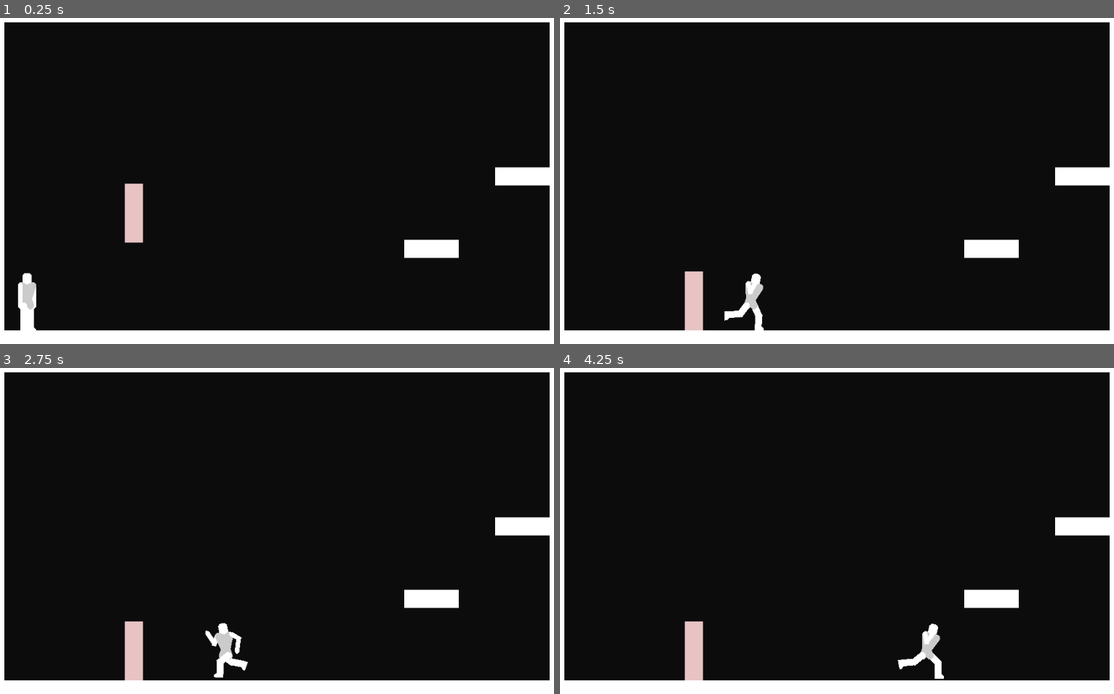
Above: before the commit, frames 1-4 (two rows, left to right).
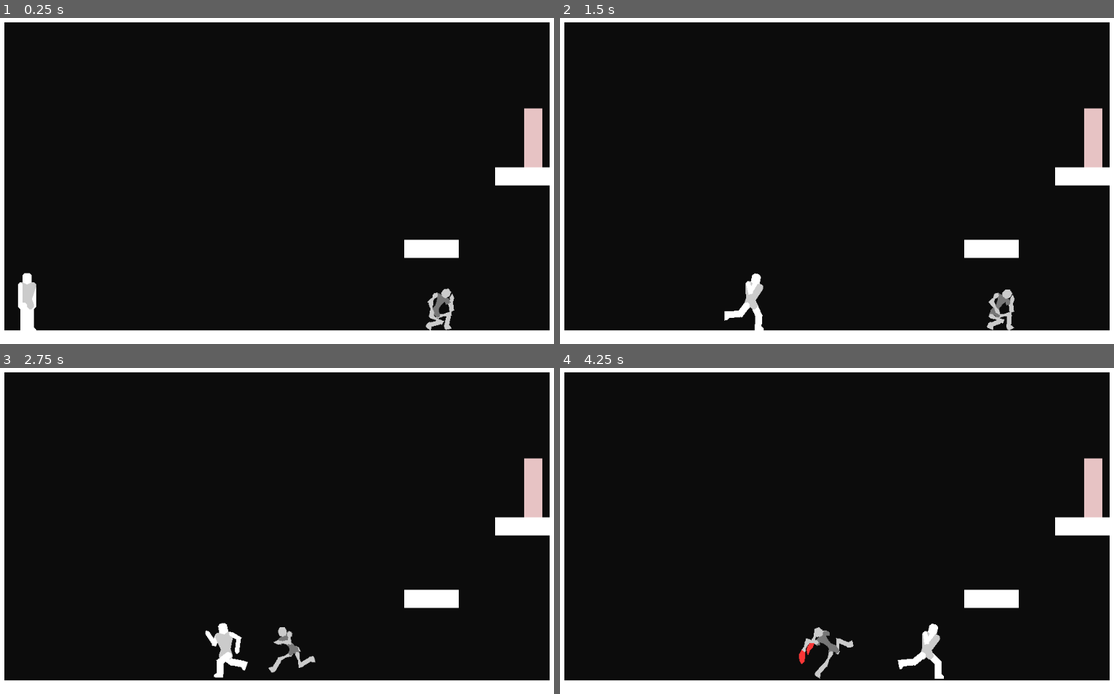
Above: after the commit, the same moments.

Repository: DarknessCatt/Lost-Soul
Game: Godot game, scene res://Maps/Debug_Map/Debug_Map.tscn
The game is run twice, just before and just after one commit, with the same random seed, the same clock (stepped at 60 frames per second) and the same inputs. The project has no main scene, so this scene is started directly.
Inputs:
- Up to frame 1 (0.25 s): no input
- Up to frame 2 (1.5 s): hold C (hero_attack) 0.53-1.28 s; hold Right (hero_right) from 0.53 s (still down); tap Z (hero_jump) at 0.77 s; tap D (hero_heart) at 1.35 s
- Up to frame 3 (2.75 s): tap Z (hero_jump) at 1.52 s; release Right (hero_right) at 2.03 s; hold Left (hero_left) from 2.03 s (still down); hold C (hero_attack) from 2.03 s (still down)
- Up to frame 4 (4.25 s): release Left (hero_left) at 2.78 s; release C (hero_attack) at 2.78 s; hold Right (hero_right) from 2.78 s (still down); tap D (hero_heart) at 2.85 s; tap Z (hero_jump) at 3.02, 3.77 s; hold C (hero_attack) from 3.53 s (still down)

The runs differ from the first frame. In frame 1, 1.6% of the frame differs, in the area x 22-98%, y 27-96%; in frame 2, 1.6%; in frame 3, 1.5%; in frame 4, 1.7%.

Commit message:
Initial Enemy Knockback

Diff:
--- a/Lost_Soul/Entities/Enemy/Enemy.gd
+++ b/Lost_Soul/Entities/Enemy/Enemy.gd
@@ -24,12 +24,16 @@
 	if health > 0:
 		health -= damage
 
+		if force > 0:
+			self.speed = _direction.normalized()*force
+
 		if health <= 0:
 			#emit_signal("dead")
 			_die()
 
-		if force > 0:
-			self.speed += _direction.normalized()*force
+		else:
+			self._change_state($States/Knockback)
+
 
 func _die():
 	on_cutscene = true
@@ -43,6 +47,10 @@
 export(bool) var on_cutscene : bool = false
 
 ##Functions
+func _clear_attack_polys():
+	$Body/Hip/Torso/Left_Arm/Left_Hand/Left_Weapon.polygon = PoolVector2Array()
+	$Body/Hip/Torso/Right_Arm/Right_Hand/Right_Weapon.polygon = PoolVector2Array()
+
 func _physics_process(delta):
 	if not on_cutscene:
 		cur_state.update(self, delta)
--- a/Lost_Soul/Entities/Enemy/Enemy.tscn
+++ b/Lost_Soul/Entities/Enemy/Enemy.tscn
@@ -1,9 +1,10 @@
-[gd_scene load_steps=22 format=2]
+[gd_scene load_steps=23 format=2]
 
 [ext_resource path="res://Entities/Enemy/Enemy.gd" type="Script" id=1]
 [ext_resource path="res://Entities/Enemy/FSM/OnCombat.gd" type="Script" id=2]
 [ext_resource path="res://Entities/Enemy/FSM/Idle.gd" type="Script" id=3]
 [ext_resource path="res://Entities/Enemy/FSM/Attack.gd" type="Script" id=4]
+[ext_resource path="res://Entities/Enemy/FSM/Knockback.gd" type="Script" id=5]
 [ext_resource path="res://Entities/Combat/Hitbox/Hitbox.tscn" type="PackedScene" id=7]
 [ext_resource path="res://Entities/Combat/Hurtbox/Hurtbox.tscn" type="PackedScene" id=9]
 
@@ -871,166 +872,6 @@
 "values": [ true, true, false, false, true, true ]
 }
 
-[sub_resource type="Animation" id=6]
-length = 0.3
-step = 0.05
-tracks/0/type = "value"
-tracks/0/path = NodePath("Body/Hip/Torso:rotation_degrees")
-tracks/0/interp = 2
-tracks/0/loop_wrap = true
-tracks/0/imported = false
-tracks/0/enabled = true
-tracks/0/keys = {
-"times": PoolRealArray( 0, 0.3 ),
-"transitions": PoolRealArray( 1, 1 ),
-"update": 0,
-"values": [ 0.0, 13.418 ]
-}
-tracks/1/type = "value"
-tracks/1/path = NodePath("Body/Hip/Torso/Left_Arm:rotation_degrees")
-tracks/1/interp = 2
-tracks/1/loop_wrap = true
-tracks/1/imported = false
-tracks/1/enabled = true
-tracks/1/keys = {
-"times": PoolRealArray( 0, 0.3 ),
-"transitions": PoolRealArray( 1, 1 ),
-"update": 0,
-"values": [ 0.0, 30.0 ]
-}
-tracks/2/type = "value"
-tracks/2/path = NodePath("Body/Hip/Torso/Left_Arm/Left_Hand:rotation_degrees")
-tracks/2/interp = 2
-tracks/2/loop_wrap = true
-tracks/2/imported = false
-tracks/2/enabled = true
-tracks/2/keys = {
-"times": PoolRealArray( 0, 0.3 ),
-"transitions": PoolRealArray( 1, 1 ),
-"update": 0,
-"values": [ 0.0, -67.9687 ]
-}
-tracks/3/type = "value"
-tracks/3/path = NodePath("Body/Hip/Torso/Right_Arm:rotation_degrees")
-tracks/3/interp = 2
-tracks/3/loop_wrap = true
-tracks/3/imported = false
-tracks/3/enabled = true
-tracks/3/keys = {
-"times": PoolRealArray( 0, 0.3 ),
-"transitions": PoolRealArray( 1, 1 ),
-"update": 0,
-"values": [ 0.0, 12.4219 ]
-}
-tracks/4/type = "value"
-tracks/4/path = NodePath("Body/Hip/Torso/Right_Arm/Right_Hand:rotation_degrees")
-tracks/4/interp = 2
-tracks/4/loop_wrap = true
-tracks/4/imported = false
-tracks/4/enabled = true
-tracks/4/keys = {
-"times": PoolRealArray( 0, 0.3 ),
-"transitions": PoolRealArray( 1, 1 ),
-"update": 0,
-"values": [ 0.0, -75.7616 ]
-}
-tracks/5/type = "value"
-tracks/5/path = NodePath("Body/Hip/Left_Leg:rotation_degrees")
-tracks/5/interp = 2
-tracks/5/loop_wrap = true
-tracks/5/imported = false
-tracks/5/enabled = true
-tracks/5/keys = {
-"times": PoolRealArray( 0, 0.1, 0.3 ),
-"transitions": PoolRealArray( 1, 1, 1 ),
-"update": 0,
-"values": [ -59.9999, 0.0, -30.0 ]
-}
-tracks/6/type = "value"
-tracks/6/path = NodePath("Body/Hip/Left_Leg/Left_Shin:rotation_degrees")
-tracks/6/interp = 2
-tracks/6/loop_wrap = true
-tracks/6/imported = false
-tracks/6/enabled = true
-tracks/6/keys = {
-"times": PoolRealArray( 0, 0.1, 0.3 ),
-"transitions": PoolRealArray( 1, 1, 1 ),
-"update": 0,
-"values": [ 120.0, 0.0, 67.4999 ]
-}
-tracks/7/type = "value"
-tracks/7/path = NodePath("Body/Hip/Right_Leg:rotation_degrees")
-tracks/7/interp = 2
-tracks/7/loop_wrap = true
-tracks/7/imported = false
-tracks/7/enabled = true
-tracks/7/keys = {
-"times": PoolRealArray( 0, 0.1, 0.3 ),
-"transitions": PoolRealArray( 1, 1, 1 ),
-"update": 0,
-"values": [ -59.5358, 0.0, -59.9999 ]
-}
-tracks/8/type = "value"
-tracks/8/path = NodePath("Body/Hip/Right_Leg/Right_Shin:rotation_degrees")
-tracks/8/interp = 2
-tracks/8/loop_wrap = true
-tracks/8/imported = false
-tracks/8/enabled = true
-tracks/8/keys = {
-"times": PoolRealArray( 0, 0.1, 0.3 ),
-"transitions": PoolRealArray( 1, 1, 1 ),
-"update": 0,
-"values": [ 90.257, 0.0, 102.656 ]
-}
-tracks/9/type = "value"
-tracks/9/path = NodePath("Body/Hip/Left_Leg/Left_Shin/Left_Foot:rotation_degrees")
-tracks/9/interp = 2
-tracks/9/loop_wrap = true
-tracks/9/imported = false
-tracks/9/enabled = true
-tracks/9/keys = {
-"times": PoolRealArray( 0, 0.1, 0.3 ),
-"transitions": PoolRealArray( 1, 1, 1 ),
-"update": 0,
-"values": [ -59.9999, 59.9999, 0.0 ]
-}
-tracks/10/type = "value"
-tracks/10/path = NodePath("Body/Hip/Right_Leg/Right_Shin/Right_Foot:rotation_degrees")
-tracks/10/interp = 2
-tracks/10/loop_wrap = true
-tracks/10/imported = false
-tracks/10/enabled = true
-tracks/10/keys = {
-"times": PoolRealArray( 0, 0.1, 0.3 ),
-"transitions": PoolRealArray( 1, 1, 1 ),
-"update": 0,
-"values": [ -30.0, 59.9999, 0.0 ]
-}
-tracks/11/type = "value"
-tracks/11/path = NodePath("Body/Hip/Torso/Left_Arm/Left_Hand/Left_Weapon:polygon")
-tracks/11/interp = 1
-tracks/11/loop_wrap = true
-tracks/11/imported = false
-tracks/11/enabled = true
-tracks/11/keys = {
-"times": PoolRealArray( 0 ),
-"transitions": PoolRealArray( 1 ),
-"update": 1,
-"values": [ PoolVector2Array(  ) ]
-}
-tracks/12/type = "value"
-tracks/12/path = NodePath("Body/Hip/Torso/Right_Arm/Right_Hand/Right_Weapon:polygon")
-tracks/12/interp = 1
-tracks/12/loop_wrap = true
-tracks/12/imported = false
-tracks/12/enabled = true
-tracks/12/keys = {
-"times": PoolRealArray( 0 ),
-"transitions": PoolRealArray( 1 ),
-"update": 1,
-"values": [ PoolVector2Array(  ) ]
-}
-
 [sub_resource type="Animation" id=7]
 resource_name = "OnCombat"
 loop = true
@@ -1201,6 +1042,193 @@
 "transitions": PoolRealArray( 1, 1 ),
 "update": 0,
 "values": [ 4.37173, -15.7728 ]
+}
+
+[sub_resource type="Animation" id=16]
+resource_name = "OnFallenDown"
+length = 0.2
+step = 0.01
+tracks/0/type = "value"
+tracks/0/path = NodePath("Body/Hip:position")
+tracks/0/interp = 1
+tracks/0/loop_wrap = true
+tracks/0/imported = false
+tracks/0/enabled = true
+tracks/0/keys = {
+"times": PoolRealArray( 0, 0.05 ),
+"transitions": PoolRealArray( 1, 1 ),
+"update": 0,
+"values": [ Vector2( 0, 0 ), Vector2( 32.0658, 26.2843 ) ]
+}
+tracks/1/type = "value"
+tracks/1/path = NodePath("Body/Hip/Left_Leg/Left_Shin:rotation_degrees")
+tracks/1/interp = 1
+tracks/1/loop_wrap = true
+tracks/1/imported = false
+tracks/1/enabled = true
+tracks/1/keys = {
+"times": PoolRealArray( 0, 0.05 ),
+"transitions": PoolRealArray( 1, 1 ),
+"update": 0,
+"values": [ 47.1398, 78.3415 ]
+}
+tracks/2/type = "value"
+tracks/2/path = NodePath("Body/Hip/Left_Leg:rotation_degrees")
+tracks/2/interp = 1
+tracks/2/loop_wrap = true
+tracks/2/imported = false
+tracks/2/enabled = true
+tracks/2/keys = {
+"times": PoolRealArray( 0, 0.05 ),
+"transitions": PoolRealArray( 1, 1 ),
+"update": 0,
+"values": [ 1.0217, -29.3555 ]
+}
+tracks/3/type = "value"
+tracks/3/path = NodePath("Body/Hip/Left_Leg/Left_Shin/Left_Foot:rotation_degrees")
+tracks/3/interp = 1
+tracks/3/loop_wrap = true
+tracks/3/imported = false
+tracks/3/enabled = true
+tracks/3/keys = {
+"times": PoolRealArray( 0, 0.05 ),
+"transitions": PoolRealArray( 1, 1 ),
+"update": 0,
+"values": [ 28.5149, 28.5149 ]
+}
+tracks/4/type = "value"
+tracks/4/path = NodePath("Body/Hip/Torso/Head:rotation_degrees")
+tracks/4/interp = 1
+tracks/4/loop_wrap = true
+tracks/4/imported = false
+tracks/4/enabled = true
+tracks/4/keys = {
+"times": PoolRealArray( 0, 0.05 ),
+"transitions": PoolRealArray( 1, 1 ),
+"update": 0,
+"values": [ 24.712, 24.712 ]
+}
+tracks/5/type = "value"
+tracks/5/path = NodePath("Body/Hip/Torso/Left_Arm:rotation_degrees")
+tracks/5/interp = 1
+tracks/5/loop_wrap = true
+tracks/5/imported = false
+tracks/5/enabled = true
+tracks/5/keys = {
+"times": PoolRealArray( 0, 0.05 ),
+"transitions": PoolRealArray( 1, 1 ),
+"update": 0,
+"values": [ 0.907479, -58.4415 ]
+}
+tracks/6/type = "value"
+tracks/6/path = NodePath("Body/Hip/Torso/Right_Arm:rotation_degrees")
+tracks/6/interp = 1
+tracks/6/loop_wrap = true
+tracks/6/imported = false
+tracks/6/enabled = true
+tracks/6/keys = {
+"times": PoolRealArray( 0, 0.05 ),
+"transitions": PoolRealArray( 1, 1 ),
+"update": 0,
+"values": [ -78.3045, -166.443 ]
+}
+tracks/7/type = "value"
+tracks/7/path = NodePath("Body/Hip/Right_Leg:rotation_degrees")
+tracks/7/interp = 1
+tracks/7/loop_wrap = true
+tracks/7/imported = false
+tracks/7/enabled = true
+tracks/7/keys = {
+"times": PoolRealArray( 0, 0.05 ),
+"transitions": PoolRealArray( 1, 1 ),
+"update": 0,
+"values": [ -45.0252, -97.4106 ]
+}
+tracks/8/type = "value"
+tracks/8/path = NodePath("Body/Hip/Right_Leg/Right_Shin:rotation_degrees")
+tracks/8/interp = 1
+tracks/8/loop_wrap = true
+tracks/8/imported = false
+tracks/8/enabled = true
+tracks/8/keys = {
+"times": PoolRealArray( 0, 0.05 ),
+"transitions": PoolRealArray( 1, 1 ),
+"update": 0,
+"values": [ 102.507, 142.148 ]
+}
+tracks/9/type = "value"
+tracks/9/path = NodePath("Body/Hip/Right_Leg/Right_Shin/Right_Foot:rotation_degrees")
+tracks/9/interp = 1
+tracks/9/loop_wrap = true
+tracks/9/imported = false
+tracks/9/enabled = true
+tracks/9/keys = {
+"times": PoolRealArray( 0, 0.05 ),
+"transitions": PoolRealArray( 1, 1 ),
+"update": 0,
+"values": [ 82.9663, 82.9663 ]
+}
+tracks/10/type = "value"
+tracks/10/path = NodePath("Body/Hip:rotation_degrees")
+tracks/10/interp = 1
+tracks/10/loop_wrap = true
+tracks/10/imported = false
+tracks/10/enabled = true
+tracks/10/keys = {
+"times": PoolRealArray( 0, 0.05 ),
+"transitions": PoolRealArray( 1, 1 ),
+"update": 0,
+"values": [ 24.1303, 42.8486 ]
+}
+tracks/11/type = "value"
+tracks/11/path = NodePath("Body/Hip/Torso:rotation_degrees")
+tracks/11/interp = 1
+tracks/11/loop_wrap = true
+tracks/11/imported = false
+tracks/11/enabled = true
+tracks/11/keys = {
+"times": PoolRealArray( 0, 0.05, 0.11 ),
+"transitions": PoolRealArray( 1, 1, 1 ),
+"update": 0,
+"values": [ 55.4097, 62.7797, 58.5862 ]
+}
+tracks/12/type = "value"
+tracks/12/path = NodePath("Body/Hip/Torso/Left_Arm/Left_Hand:rotation_degrees")
+tracks/12/interp = 1
+tracks/12/loop_wrap = true
+tracks/12/imported = false
+tracks/12/enabled = true
+tracks/12/keys = {
+"times": PoolRealArray( 0, 0.05, 0.11 ),
+"transitions": PoolRealArray( 1, 1, 1 ),
+"update": 0,
+"values": [ -79.9006, -60.9313, -60.9313 ]
+}
+tracks/13/type = "value"
+tracks/13/path = NodePath("Body/Hip/Torso/Right_Arm/Right_Hand:rotation_degrees")
+tracks/13/interp = 1
+tracks/13/loop_wrap = true
+tracks/13/imported = false
+tracks/13/enabled = true
+tracks/13/keys = {
+"times": PoolRealArray( 0, 0.05, 0.11 ),
+"transitions": PoolRealArray( 1, 1, 1 ),
+"update": 0,
+"values": [ -67.3124, -24.6142, -29.8796 ]
+}
+tracks/14/type = "method"
+tracks/14/path = NodePath("States/Knockback")
+tracks/14/interp = 1
+tracks/14/loop_wrap = true
+tracks/14/imported = false
+tracks/14/enabled = true
+tracks/14/keys = {
+"times": PoolRealArray( 0.19 ),
+"transitions": PoolRealArray( 1 ),
+"values": [ {
+"args": [  ],
+"method": "_anim_done"
+} ]
 }
 
 [sub_resource type="Animation" id=8]
@@ -1363,6 +1391,20 @@
 "update": 0,
 "values": [ 2.2767, 37.7945, 27.1392 ]
 }
+tracks/13/type = "method"
+tracks/13/path = NodePath("States/Knockback")
+tracks/13/interp = 1
+tracks/13/loop_wrap = true
+tracks/13/imported = false
+tracks/13/enabled = true
+tracks/13/keys = {
+"times": PoolRealArray( 0.2 ),
+"transitions": PoolRealArray( 1 ),
+"values": [ {
+"args": [  ],
+"method": "_anim_done"
+} ]
+}
 
 [sub_resource type="Animation" id=9]
 length = 0.01
@@ -2168,12 +2210,11 @@
 anims/Falling = SubResource( 3 )
 anims/Idle = SubResource( 4 )
 anims/Jab = SubResource( 5 )
-anims/Jumping = SubResource( 6 )
 anims/OnCombat = SubResource( 7 )
+anims/OnFallenDown = SubResource( 16 )
 anims/OnHit = SubResource( 8 )
 anims/Rest = SubResource( 9 )
 anims/Walking = SubResource( 10 )
-next/Jumping = "Falling"
 
 [node name="States" type="Node" parent="."]
 
@@ -2185,7 +2226,7 @@
 
 [node name="Attack_Timer" type="Timer" parent="States/OnCombat"]
 process_mode = 0
-wait_time = 2.0
+wait_time = 1.5
 one_shot = true
 
 [node name="Attack" type="Node" parent="States"]
@@ -2195,6 +2236,9 @@
 process_mode = 0
 wait_time = 1.1
 one_shot = true
+
+[node name="Knockback" type="Node" parent="States"]
+script = ExtResource( 5 )
 
 [node name="Body" type="Node2D" parent="."]
 
@@ -2218,8 +2262,9 @@
 disabled = true
 
 [node name="Right_Arm" type="Polygon2D" parent="Body"]
-position = Vector2( 9.63713, -21.778 )
-rotation = -0.482151
+position = Vector2( 57.131, 43.5972 )
+rotation = -1.13461
+scale = Vector2( 1, 1 )
 color = Color( 0.8, 0.8, 0.8, 1 )
 offset = Vector2( 30.2005, 27.966 )
 polygon = PoolVector2Array( -30.2005, -31.966, -26.2005, -27.966, -28.2005, -19.966, -26.2005, -11.966, -26.2005, -7.96604, -34.2005, -7.96604, -34.2005, -11.966, -32.2005, -19.966, -34.2005, -27.966 )
@@ -2228,8 +2273,8 @@
 }
 
 [node name="Right_Hand" type="Polygon2D" parent="Body"]
-position = Vector2( 17.0561, -7.60201 )
-rotation = -2.16981
+position = Vector2( 71.6329, 50.357 )
+rotation = -1.6561
 color = Color( 0.8, 0.8, 0.8, 1 )
 offset = Vector2( 31.8105, 42.7501 )
 polygon = PoolVector2Array( -31.8105, -46.7501, -27.8105, -42.7501, -27.8105, -38.7501, -29.8105, -30.7501, -27.8105, -22.7501, -31.8105, -14.7501, -35.8105, -22.7501, -33.8105, -30.7501, -35.8105, -38.7501, -35.8105, -42.7501 )
@@ -2238,8 +2283,8 @@
 }
 
 [node name="Right_Leg" type="Polygon2D" parent="Body"]
-position = Vector2( 1.08978, 11.5119 )
-rotation = -0.712431
+position = Vector2( 31.0242, 36.2299 )
+rotation = -0.952287
 color = Color( 0.8, 0.8, 0.8, 1 )
 offset = Vector2( 28.2005, 31.966 )
 polygon = PoolVector2Array( -30.2005, -35.966, -26.2005, -35.966, -24.2005, -31.966, -26.2005, -21.966, -24.2005, -7.966, -32.2005, -7.966, -30.2005, -21.966, -32.2005, -31.966 )
@@ -2248,9 +2293,8 @@
 }
 
 [node name="Right_Shin" type="Polygon2D" parent="Body"]
-position = Vector2( 14.1633, 26.6474 )
-rotation = -0.0862031
-scale = Vector2( 1, 1 )
+position = Vector2( 47.3191, 47.8263 )
+rotation = 1.52866
 color = Color( 0.8, 0.8, 0.8, 1 )
 offset = Vector2( 29.8696, 42.7614 )
 polygon = PoolVector2Array( -31.8696, -44.7614, -27.8696, -44.7614, -25.8696, -38.7614, -25.8696, -22.7614, -27.8696, -18.7614, -31.8696, -18.7614, -33.8696, -22.7614, -33.8696, -38.7614 )
@@ -2259,9 +2303,8 @@
 }
 
 [node name="Right_Foot" type="Polygon2D" parent="Body"]
-position = Vector2( 16.0574, 48.5657 )
-rotation = -0.0464674
-scale = Vector2( 1, 1 )
+position = Vector2( 25.3386, 48.753 )
+rotation = 2.9767
 color = Color( 0.8, 0.8, 0.8, 1 )
 offset = Vector2( 29.9114, 20.7618 )
 polygon = PoolVector2Array( -25.9114, -22.7618, -23.9114, -20.7618, -21.9114, -14.7618, -31.9114, -14.7618, -33.9114, -16.7618, -33.9114, -22.7618, -31.9114, -26.7618 )
@@ -2270,8 +2313,8 @@
 }
 
 [node name="Hip" type="Polygon2D" parent="Body"]
-position = Vector2( -5.94093, 4.40069 )
-rotation = -0.136205
+position = Vector2( 32.0658, 26.2843 )
+rotation = 0.747849
 color = Color( 0.470588, 0.470588, 0.470588, 1 )
 offset = Vector2( 0, -12 )
 polygon = PoolVector2Array( -8, 22, -4, 22, 0, 18, 4, 22, 8, 22, 10, 18, 6, 8, -6, 8, -10, 18 )
@@ -2280,7 +2323,7 @@
 }
 
 [node name="Torso" type="Polygon2D" parent="Body/Hip"]
-rotation = 0.268097
+rotation = 1.02252
 color = Color( 0.470588, 0.470588, 0.470588, 1 )
 offset = Vector2( 0, -16 )
 polygon = PoolVector2Array( -8, 18, 8, 18, 6, 12, 4, 6, 6, -4, 8, -8, 12, -4, 16, -8, 16, -12, 12, -16, -12, -16, -16, -12, -16, -8, -12, -4, -8, -8, -6, -4, -4, 6, -6, 12 )
@@ -2301,7 +2344,7 @@
 
 [node name="Head" type="Polygon2D" parent="Body/Hip/Torso"]
 position = Vector2( 0, -32 )
-rotation = -0.060754
+rotation = 0.431306
 color = Color( 0.8, 0.8, 0.8, 1 )
 offset = Vector2( 0, -16 )
 polygon = PoolVector2Array( -6, 16, 0, 18, 6, 16, 8, 8, 4, 1, -4, 1, -8, 8 )
@@ -2317,7 +2360,7 @@
 
 [node name="Left_Arm" type="Polygon2D" parent="Body/Hip/Torso"]
 position = Vector2( -12, -28 )
-rotation = 0.209782
+rotation = -1.02
 color = Color( 0.8, 0.8, 0.8, 1 )
 offset = Vector2( 30.2005, 27.966 )
 polygon = PoolVector2Array( -30.2005, -31.966, -26.2005, -27.966, -26.2005, -23.966, -28.2005, -19.966, -26.2005, -11.966, -26.2005, -7.96604, -34.2005, -7.96604, -34.2005, -11.966, -32.2005, -19.966, -34.2005, -23.966, -34.193, -27.5603 )
@@ -2327,7 +2370,7 @@
 
 [node name="Left_Hand" type="Polygon2D" parent="Body/Hip/Torso/Left_Arm"]
 position = Vector2( -2.35438e-06, 16 )
-rotation = -2.03212
+rotation = -1.06345
 color = Color( 0.8, 0.8, 0.8, 1 )
 offset = Vector2( 31.8105, 42.7501 )
 polygon = PoolVector2Array( -31.794, -46.6744, -27.7438, -42.7252, -27.7603, -38.8009, -29.6592, -30.7763, -27.5583, -22.8022, -31.39, -14.6769, -35.5577, -22.7012, -33.6588, -30.7258, -35.7597, -38.6999, -35.7432, -42.6242 )
@@ -2346,7 +2389,7 @@
 
 [node name="Right_Arm" type="RemoteTransform2D" parent="Body/Hip/Torso"]
 position = Vector2( 12, -28 )
-rotation = -0.614043
+rotation = -2.90498
 remote_path = NodePath("../../../Right_Arm")
 __meta__ = {
 "_edit_ik_": true
@@ -2354,7 +2397,7 @@
 
 [node name="Right_Hand" type="RemoteTransform2D" parent="Body/Hip/Torso/Right_Arm"]
 position = Vector2( 0, 16 )
-rotation = -1.68766
+rotation = -0.521497
 remote_path = NodePath("../../../../Right_Hand")
 __meta__ = {
 "_edit_bone_": true
@@ -2373,7 +2416,7 @@
 
 [node name="Left_Leg" type="Polygon2D" parent="Body/Hip"]
 position = Vector2( -6, 8 )
-rotation = -0.287464
+rotation = -0.51235
 color = Color( 0.8, 0.8, 0.8, 1 )
 offset = Vector2( 28.2005, 31.966 )
 polygon = PoolVector2Array( -30.2005, -35.966, -26.2005, -35.966, -24.2005, -31.9542, -26.2005, -21.966, -24.2005, -7.966, -32.2005, -7.966, -30.2005, -21.966, -32.2005, -31.9778 )
@@ -2383,7 +2426,7 @@
 
 [node name="Left_Shin" type="Polygon2D" parent="Body/Hip/Left_Leg"]
 position = Vector2( -0.0590348, 20.0132 )
-rotation = 1.19493
+rotation = 1.36732
 color = Color( 0.8, 0.8, 0.8, 1 )
 offset = Vector2( 29.8696, 42.7614 )
 polygon = PoolVector2Array( -31.889, -44.7552, -27.8892, -44.7939, -25.8312, -38.8136, -25.6764, -22.8143, -27.5079, -18.8025, -31.5075, -18.752, -33.676, -22.7369, -33.8308, -38.7362 )
@@ -2393,7 +2436,7 @@
 
 [node name="Left_Foot" type="Polygon2D" parent="Body/Hip/Left_Leg/Left_Shin"]
 position = Vector2( -0.0418882, 21.9996 )
-rotation = -0.725313
+rotation = 0.497679
 color = Color( 0.8, 0.8, 0.8, 1 )
 offset = Vector2( 29.9114, 20.7618 )
 polygon = PoolVector2Array( -25.6763, -22.8143, -23.6571, -20.8338, -21.5991, -14.8534, -25.5989, -14.8147, -31.5986, -14.7567, -33.6179, -16.7372, -33.676, -22.7369, -31.6085, -26.7513 )
@@ -2409,7 +2452,7 @@
 
 [node name="Right_Leg" type="RemoteTransform2D" parent="Body/Hip"]
 position = Vector2( 6, 8 )
-rotation = -0.576226
+rotation = -1.70014
 remote_path = NodePath("../../Right_Leg")
 __meta__ = {
 "_edit_ik_": true
@@ -2417,7 +2460,7 @@
 
 [node name="Right_Shin" type="RemoteTransform2D" parent="Body/Hip/Right_Leg"]
 position = Vector2( 0, 20 )
-rotation = 0.626228
+rotation = 2.48095
 remote_path = NodePath("../../../Right_Shin")
 __meta__ = {
 "_edit_bone_": true
@@ -2425,7 +2468,7 @@
 
 [node name="Right_Foot" type="RemoteTransform2D" parent="Body/Hip/Right_Leg/Right_Shin"]
 position = Vector2( 0, 22 )
-rotation = 0.0397357
+rotation = 1.44804
 remote_path = NodePath("../../../../Right_Foot")
 __meta__ = {
 "_edit_bone_": true
--- a/Lost_Soul/Entities/Enemy/FSM/Attack.gd
+++ b/Lost_Soul/Entities/Enemy/FSM/Attack.gd
@@ -14,8 +14,7 @@
 		Enemy._change_state($"../OnCombat")
 
 func exit(_Enemy : KinematicBody2D) -> void:
-	#clear attack_polygons
-	pass
+	_Enemy._clear_attack_polys()
 
 func _on_Attack_timeout():
 	attack_ended = true
--- /dev/null
+++ b/Lost_Soul/Entities/Enemy/FSM/Knockback.gd
@@ -0,0 +1,54 @@
+extends "EnemyState.gd"
+
+const NORMAL : Vector2 = Vector2(0, -1)
+
+const GRAV : int = 3500
+const MAX_GRAV : int = 1500
+const FRICTION : float = 0.9
+
+const DOWN_THRESHOLD : int = 1000
+
+#Mini FSM
+enum {SIMPLE, FALLING, DOWN, DONE}
+var state : int
+
+func enter(Enemy : KinematicBody2D) -> void:
+	if Enemy.speed.y >= 0: state = SIMPLE
+	else: state = FALLING
+
+	Enemy._change_anim("OnHit")
+
+func exit(_Enemy : KinematicBody2D) -> void:
+	pass
+
+func update(Enemy: KinematicBody2D, delta : float) -> void:
+	if state == DONE:
+		Enemy._change_state($"../OnCombat")
+
+	else:
+		var spd : Vector2 = Enemy.speed
+
+		if state == SIMPLE or state == DOWN:
+			spd.x *= FRICTION
+
+		else:
+			spd.y += GRAV*delta
+			if spd.y > MAX_GRAV: spd.y = MAX_GRAV
+
+		Enemy.speed = spd
+
+		Enemy.move_and_slide(Enemy.speed, NORMAL)
+
+		if Enemy.is_on_wall():
+			Enemy.speed.x *= -0.8
+
+		if state == FALLING and Enemy.is_on_floor():
+			if spd.length() >= DOWN_THRESHOLD:
+				state = DOWN
+				Enemy._change_anim("OnFallenDown")
+			else:
+				state = DONE
+
+func _anim_done():
+	if state == SIMPLE or state == DOWN:
+		state = DONE
--- a/Lost_Soul/Entities/Enemy/FSM/OnCombat.gd
+++ b/Lost_Soul/Entities/Enemy/FSM/OnCombat.gd
@@ -8,12 +8,13 @@
 
 const ACCEL : int = 900
 const MAX_SPEED : int = 500
-const FRICTION : float = 0.6
+const FRICTION : float = 0.8
 
 #Combat
-var min_dist : int = 60
-var max_dist : int = 150
-var attack_dist : int = 100
+var min_dist : int
+var max_dist : int
+var attack_dist : int
+var attack_timer : float
 
 var attack_ready : bool = false
 
@@ -30,9 +31,17 @@
 	max_dist = 150 + int(rand_range(-20,+20))
 	attack_dist = 100 + int(rand_range(-20,+20))
 
-	Enemy._change_anim("OnCombat")
+	if Enemy.speed.x == 0:
+		Enemy._change_anim("OnCombat")
+	else:
+		Enemy._change_anim("Walking")
+
 	Enemy.speed.y = 10
+	$Attack_Timer.wait_time = 1.5 + rand_range(-0.5, +0.5)
 	$Attack_Timer.start()
+
+func exit(_Enemy : KinematicBody2D) -> void:
+	$Attack_Timer.stop()
 
 func update(_Enemy : KinematicBody2D, delta : float) -> void:
 
@@ -43,7 +52,7 @@
 
 	var spdx : float = _Enemy.speed.x
 
-	if player_in_range:
+	if player_in_range and sign(player_dist) == sign(_Enemy.body.scale.x):
 		direction = NONE
 
 	else:
--- a/Lost_Soul/Entities/Hero/Hero.tscn
+++ b/Lost_Soul/Entities/Hero/Hero.tscn
@@ -3563,7 +3563,7 @@
 Id = 1
 Damage = 5
 Force = 100
-Direction = Vector2( 1, -0.5 )
+Direction = Vector2( 1, 0 )
 
 [node name="Jab1_Hitbox" type="CollisionShape2D" parent="Body/Hitboxes/Jab1/Jab1_Hitbox"]
 shape = SubResource( 16 )
@@ -3616,8 +3616,8 @@
 Body = NodePath("../../..")
 Id = 1
 Damage = 10
-Force = 1000
-Direction = Vector2( 1, -0.1 )
+Force = 1200
+Direction = Vector2( 1, -0.3 )
 
 [node name="Jab3_Hitbox2" type="CollisionShape2D" parent="Body/Hitboxes/Jab3/Jab3_Hitbox2"]
 shape = SubResource( 20 )
--- a/Lost_Soul/Entities/Props/Sandbag/Sandbag.tscn
+++ b/Lost_Soul/Entities/Props/Sandbag/Sandbag.tscn
@@ -2,7 +2,6 @@
 
 [ext_resource path="res://Entities/Combat/Hurtbox/Hurtbox.tscn" type="PackedScene" id=1]
 [ext_resource path="res://Entities/Props/Sandbag/Sandbag.gd" type="Script" id=2]
-
 
 [sub_resource type="CircleShape2D" id=1]
 radius = 15.2496
--- a/Lost_Soul/Maps/Debug_Map/Debug_Map.tscn
+++ b/Lost_Soul/Maps/Debug_Map/Debug_Map.tscn
@@ -1,17 +1,20 @@
-[gd_scene load_steps=4 format=2]
+[gd_scene load_steps=5 format=2]
 
 [ext_resource path="res://Entities/Hero/Hero.tscn" type="PackedScene" id=1]
 [ext_resource path="res://Tilesets/Placeholder_White/Placeholder_White.tscn" type="PackedScene" id=2]
 [ext_resource path="res://Entities/Props/Sandbag/Sandbag.tscn" type="PackedScene" id=3]
-
+[ext_resource path="res://Entities/Enemy/Enemy.tscn" type="PackedScene" id=4]
 
 [node name="Debug_Map" type="Node2D"]
 
 [node name="Sandbag" parent="." instance=ExtResource( 3 )]
-position = Vector2( 259.897, 277.027 )
+position = Vector2( 962.909, 207.348 )
 
 [node name="Hero" parent="." instance=ExtResource( 1 )]
 position = Vector2( 72, 504 )
 
 [node name="Placeholder_White" parent="." instance=ExtResource( 2 )]
 tile_data = PoolIntArray( 0, 0, 0, 1, 0, 0, 2, 0, 0, 3, 0, 0, 4, 0, 0, 5, 0, 0, 6, 0, 0, 7, 0, 0, 8, 0, 0, 9, 0, 0, 10, …(1259 unchanged characters)…
+
+[node name="Enemy" parent="." instance=ExtResource( 4 )]
+position = Vector2( 798.82, 520 )
--- a/Lost_Soul/Maps/Prototype_Mountain/Prototype_Mountain.tscn
+++ b/Lost_Soul/Maps/Prototype_Mountain/Prototype_Mountain.tscn
@@ -73,6 +73,9 @@
 [node name="Enemy" parent="Enemies" instance=ExtResource( 9 )]
 position = Vector2( 2344.4, 1641.9 )
 
+[node name="Enemy2" parent="Enemies" instance=ExtResource( 9 )]
+position = Vector2( 2450.9, 1641.9 )
+
 [node name="Mountain_FG" parent="." instance=ExtResource( 3 )]
 tile_data = PoolIntArray( -73, 2, 0, -72, 2, 0, -71, 2, 0, -70, 2, 0, -69, 2, 0, -68, 2, 0, 65460, 2, 0, 65461, 2, 0, 6 …(108224 unchanged characters)…
 
